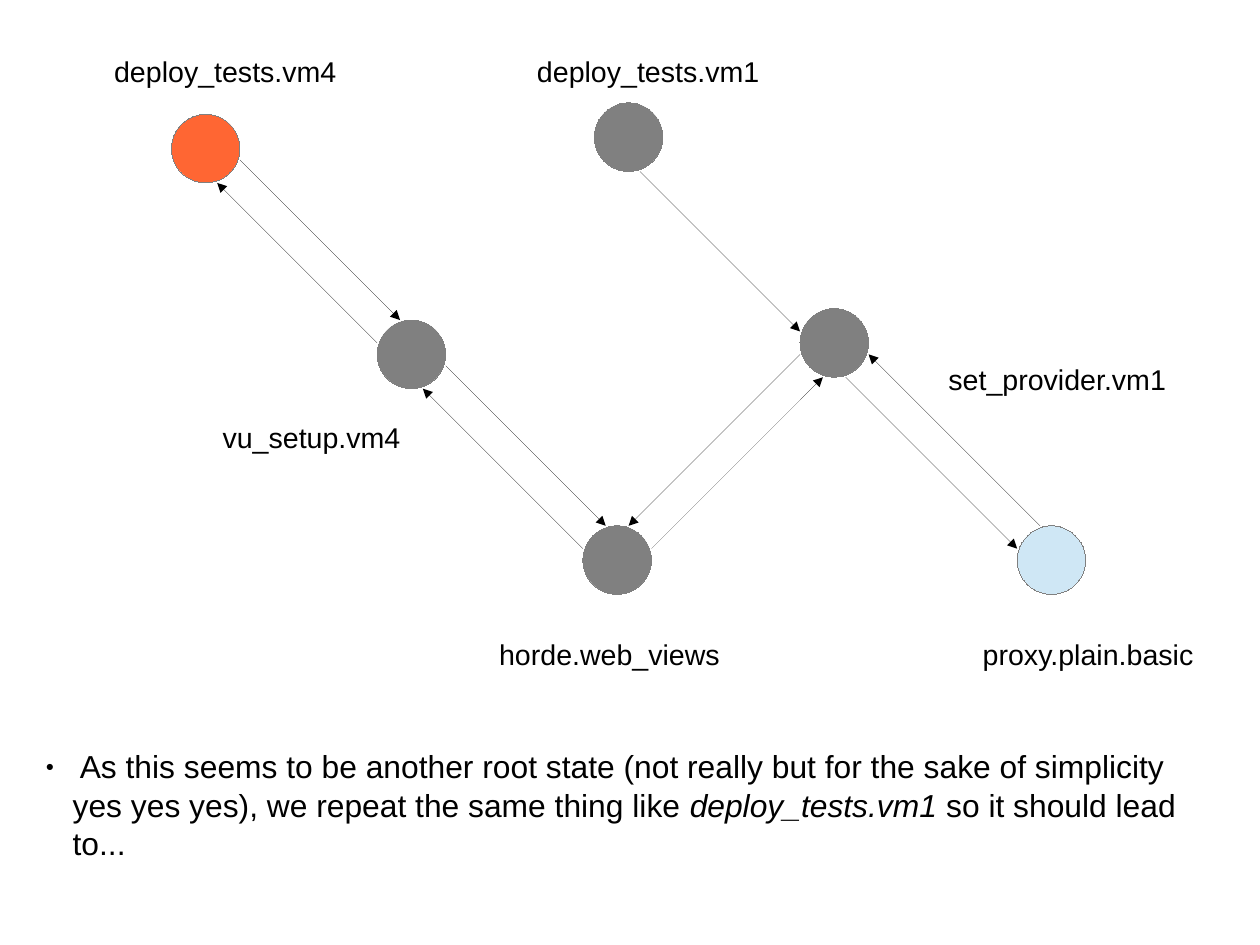
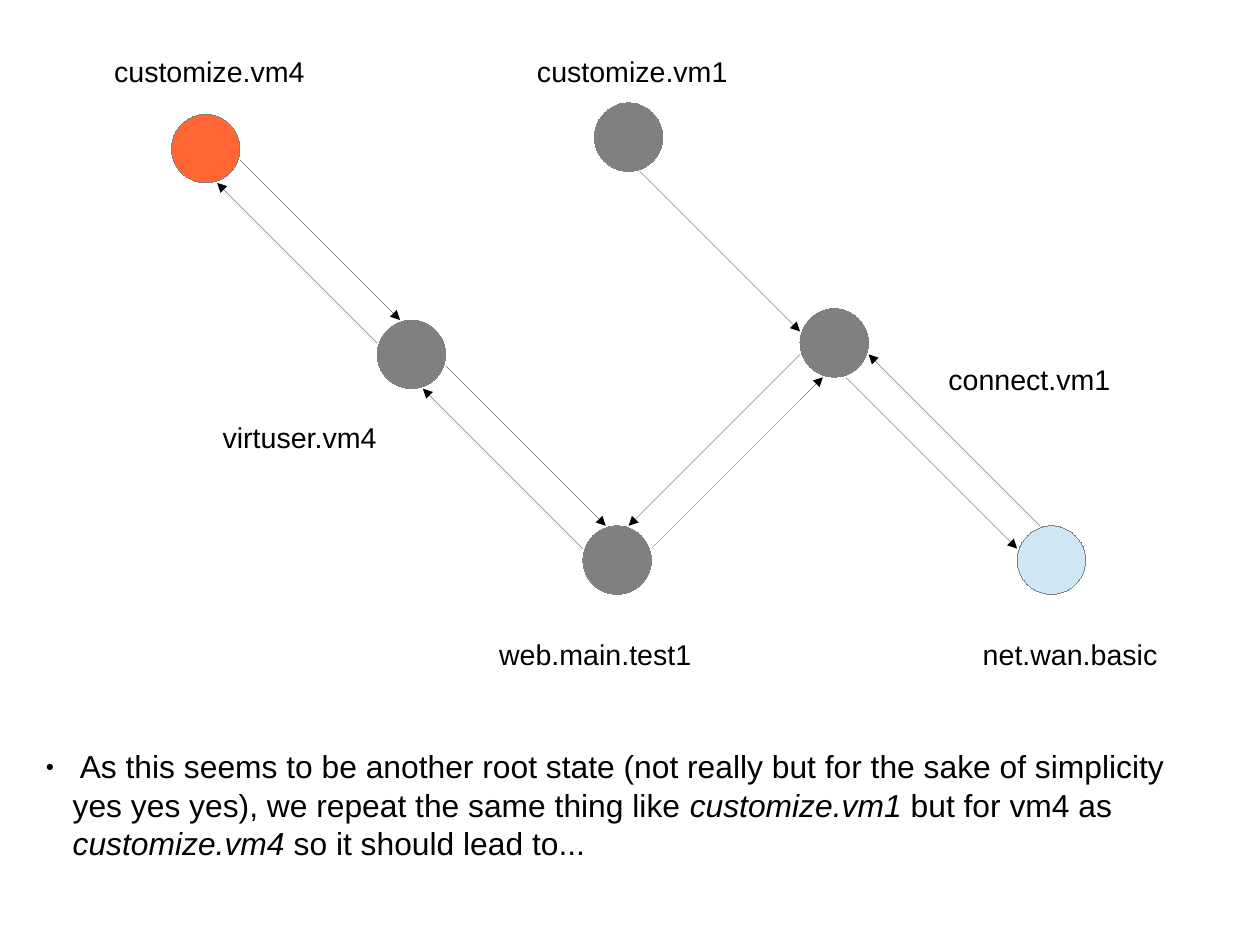
Before and after one commit to intra2net/avocado-i2n, a slide deck: slide 20 of doc/test_traversal_algorithm.odp. Drawn at 1260x945 pixels with LibreOffice and Linux fonts; fonts in the diff are those of the drawing. Boxes give left, top, right and bottom in pixels: in the first picture for what was removed or moved away, otherwise in the second. Text is boxed around its words. In the diff, an @@ line names an element or a change of style, - is before the commit and + after.

Commit message:
Update the graph traversal presentation with newer state names
We still have to extend the presentation with the diverging paths
parallel traversal strategy.

```diff
--- a/doc/test_traversal_algorithm.odp
+++ b/doc/test_traversal_algorithm.odp
@@ text at (x1=114, y1=61, x2=304, y2=83): text changed @@
-deploy_tests.vm4
+customize.vm4
@@ text at (x1=537, y1=61, x2=727, y2=83): text changed @@
-deploy_tests.vm1
+customize.vm1
@@ text at (x1=948, y1=370, x2=1110, y2=391): text changed @@
-set_provider.vm1
+connect.vm1
@@ text at (x1=223, y1=427, x2=377, y2=449): text changed @@
-vu_setup.vm4
+virtuser.vm4
@@ text at (x1=499, y1=644, x2=691, y2=666): text changed @@
-horde.web_views
+web.main.test1
@@ text at (x1=983, y1=644, x2=1158, y2=666): text changed @@
-proxy.plain.basic
+net.wan.basic
@@ text at (x1=73, y1=755, x2=1164, y2=856): text changed @@
-● As this seems to be another root state (not really but for the sake of simplicity yes yes yes), we repeat the same thing like deploy_tests.vm1 so it should lead to...
+● As this seems to be another root state (not really but for the sake of simplicity yes yes yes), we repeat the same thing like customize.vm1 but for vm4 as customize.vm4 so it should lead to...
```
Also in this commit, not shown: 30 other slides changed, 1 other file.
